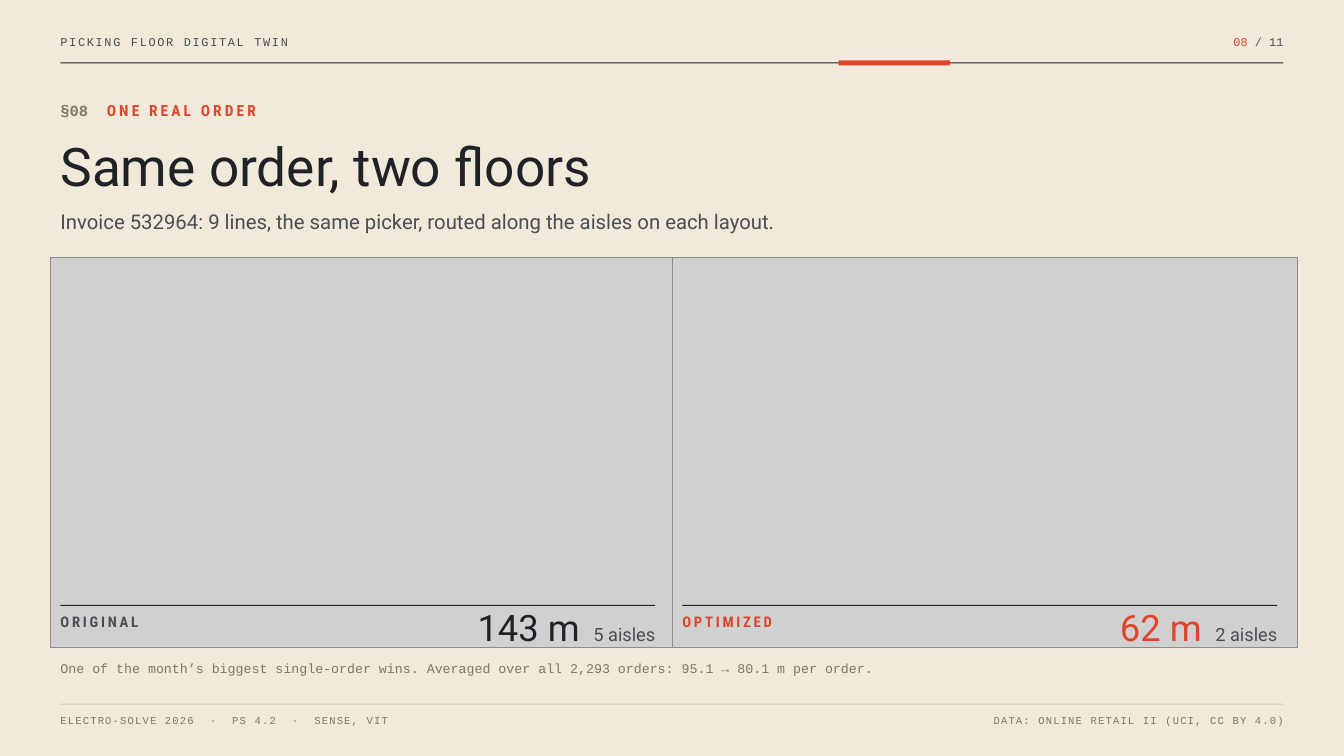
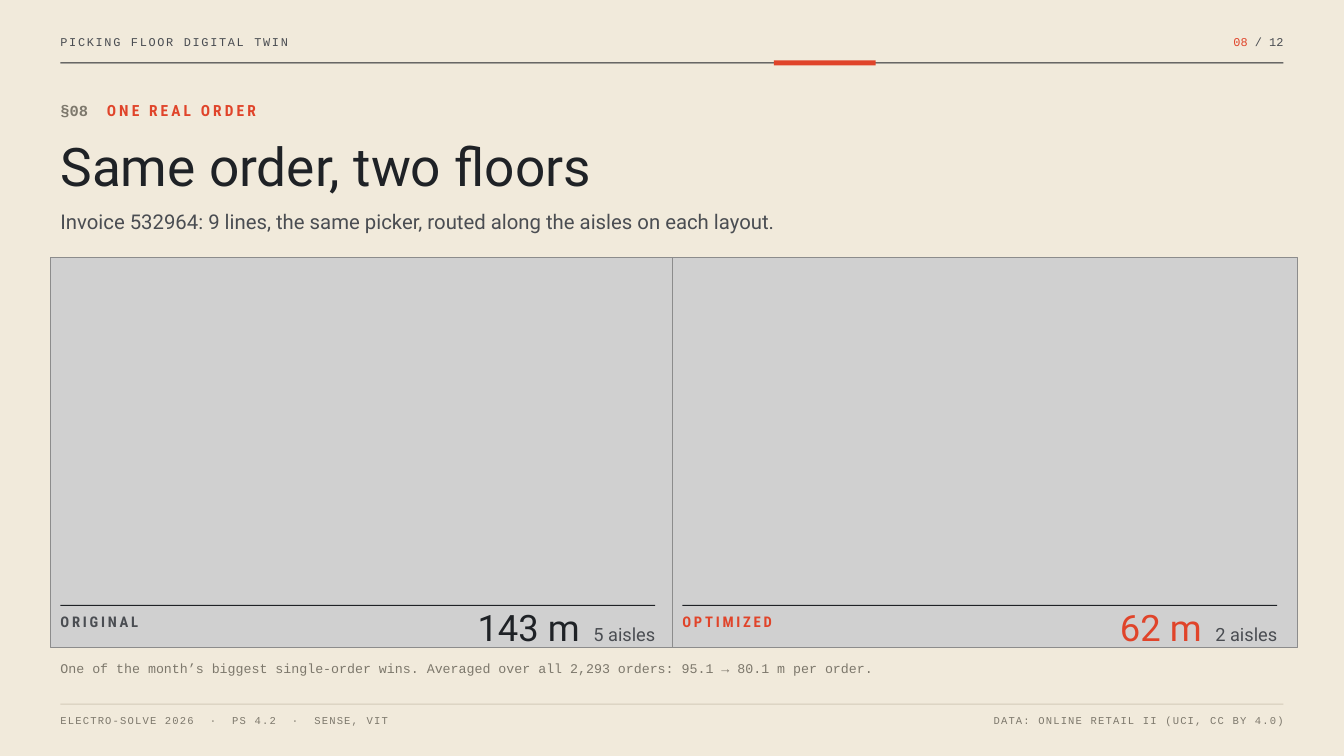
Before and after one commit to 007jaidev-ai/warehouse-twin, a slide deck: slide 8 of ElectroSolve_2026_Warehouse_Digital_Twin.pptx. Drawn at 1344x756 pixels with LibreOffice and Linux fonts; fonts in the diff are those of the drawing; grey boxes stand for pictures. Boxes give left, top, right and bottom in pixels: in the first picture for what was removed or moved away, otherwise in the second. Text is boxed around its words. In the diff, an @@ line names an element or a change of style, - is before the commit and + after.

```diff
--- a/ElectroSolve_2026_Warehouse_Digital_Twin.pptx
+++ b/ElectroSolve_2026_Warehouse_Digital_Twin.pptx
@@ text at (1233, 38, 1283, 46): text changed @@
-08 / 11
+08 / 12
@@ rectangle: place and size @@
-rectangle at (839, 60, 950, 66)
+rectangle at (774, 60, 876, 66)
```
Also in this commit, not shown: 10 other slides changed, 1 slide added, 26 other files.
